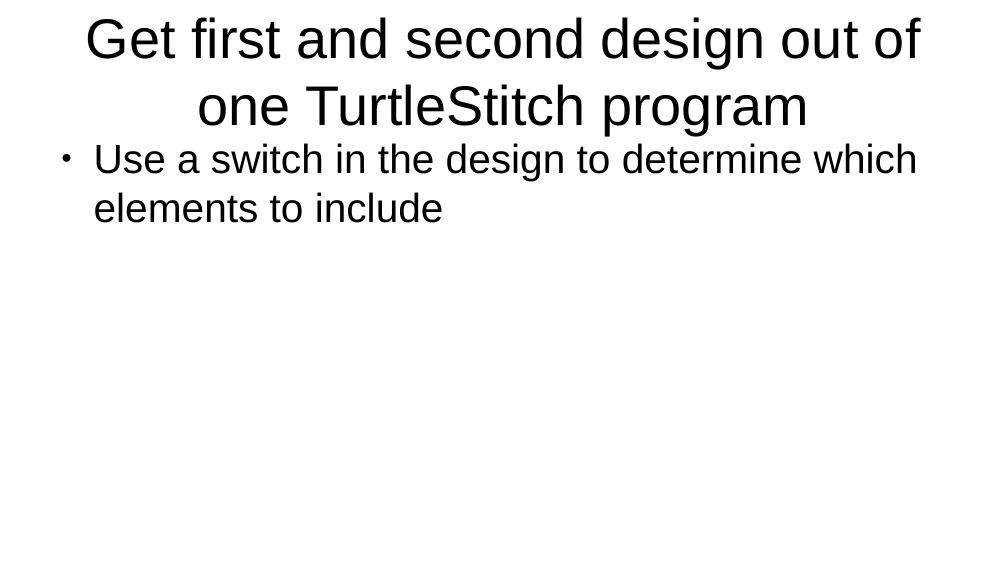
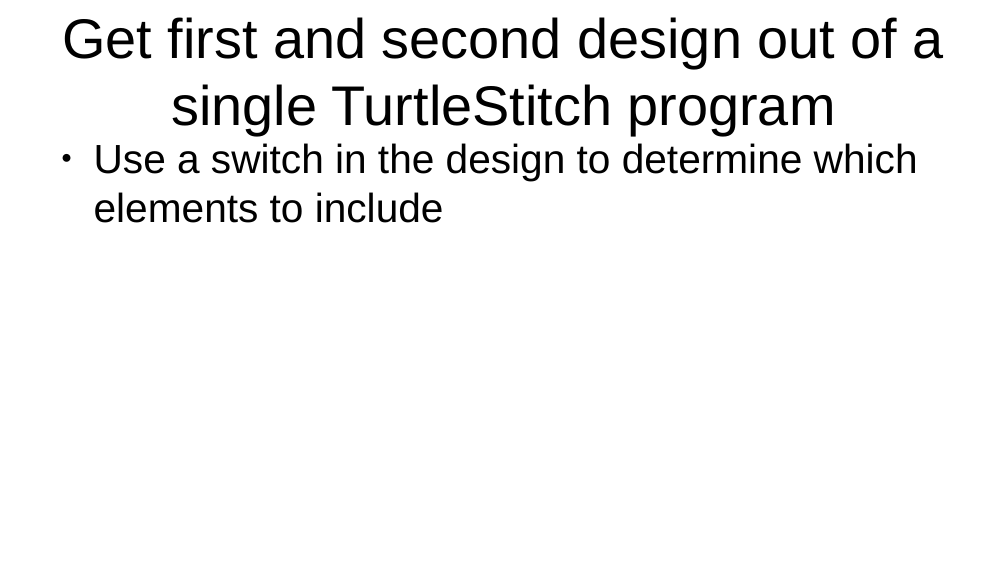
Before and after one commit to hansdejongehv/TSUSB, a slide deck: slide 7 of Miscellaneous/Repeated designs and backing.odp. Drawn at 1008x567 pixels with LibreOffice and Linux fonts; fonts in the diff are those of the drawing. Boxes give left, top, right and bottom in pixels: in the first picture for what was removed or moved away, otherwise in the second. Text is boxed around its words. In the diff, an @@ line names an element or a change of style, - is before the commit and + after.

Commit message:
Update on repeated designs

```diff
--- a/Miscellaneous/Repeated designs and backing.odp
+++ b/Miscellaneous/Repeated designs and backing.odp
@@ title at [62, 17, 944, 135]: text changed @@
-Get first and second design out of one TurtleStitch program
+Get first and second design out of a single TurtleStitch program
```
Also in this commit, not shown: 7 other slides changed, 2 other files.
